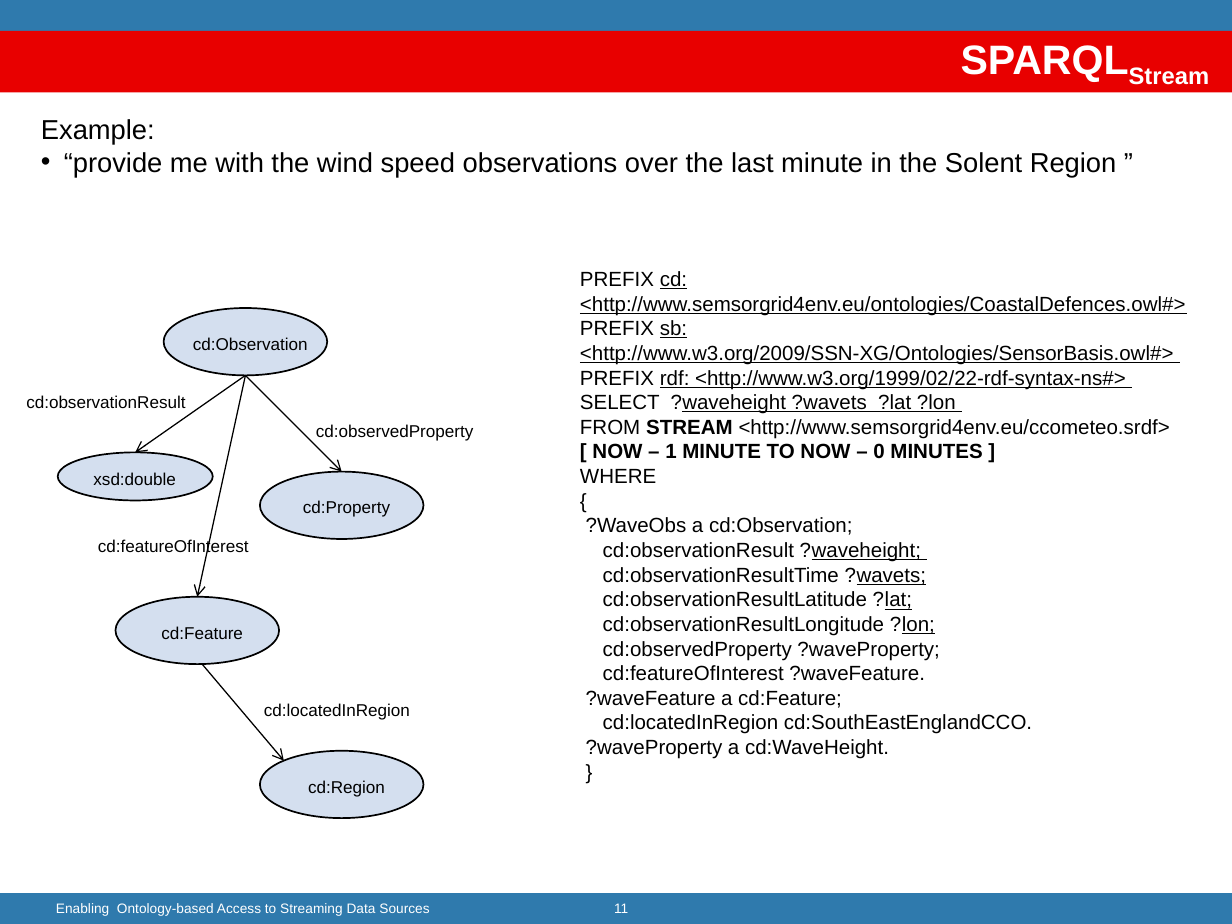
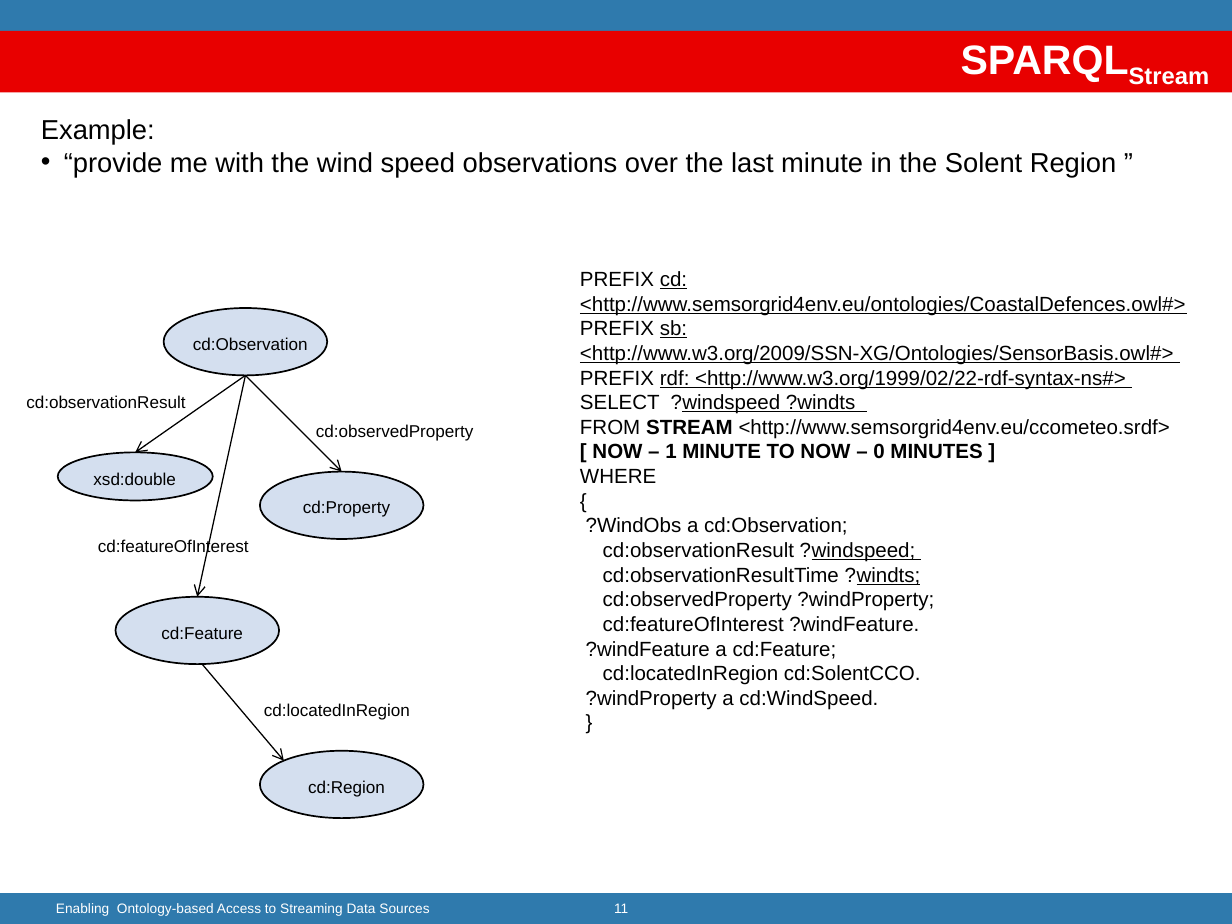
Before and after one commit to jpcik/morph-streams, a slide deck: slide 11 of doc/dis/EnablingStreamingDA/Enabling ontology-based Streaming Data Access.pptx. Drawn at 1232x924 pixels with LibreOffice and Linux fonts; fonts in the diff are those of the drawing; background and template pictures are left out. Boxes give left, top, right and bottom in pixels: in the first picture for what was removed or moved away, otherwise in the second. Text is boxed around its words. In the diff, an @@ line names an element or a change of style, - is before the commit and + after.

Commit message:
final version oeg

```diff
--- a/doc/dis/EnablingStreamingDA/Enabling ontology-based Streaming Data Access.pptx
+++ b/doc/dis/EnablingStreamingDA/Enabling ontology-based Streaming Data Access.pptx
@@ text at bbox=[580, 394, 855, 414]: text changed @@
-SELECT ?waveheight ?wavets ?lat ?lon
+SELECT ?windspeed ?windts
@@ text at bbox=[586, 517, 934, 710]: text changed @@
-?WaveObs a cd:Observation;
-cd:observationResult ?waveheight;
-cd:observationResultTime ?wavets;
-cd:observationResultLatitude ?lat;
-cd:observationResultLongitude ?lon;
-cd:observedProperty ?waveProperty;
-cd:featureOfInterest ?waveFeature.
-?waveFeature a cd:Feature;
-cd:locatedInRegion cd:SouthEastEnglandCCO.
-?waveProperty a cd:WaveHeight.
+?WindObs a cd:Observation;
+cd:observationResult ?windspeed;
+cd:observationResultTime ?windts;
+cd:observedProperty ?windProperty;
+cd:featureOfInterest ?windFeature.
+?windFeature a cd:Feature;
+cd:locatedInRegion cd:SolentCCO.
+?windProperty a cd:WindSpeed.
```
Also in this commit, not shown: 12 other slides changed, 18 slides added.
